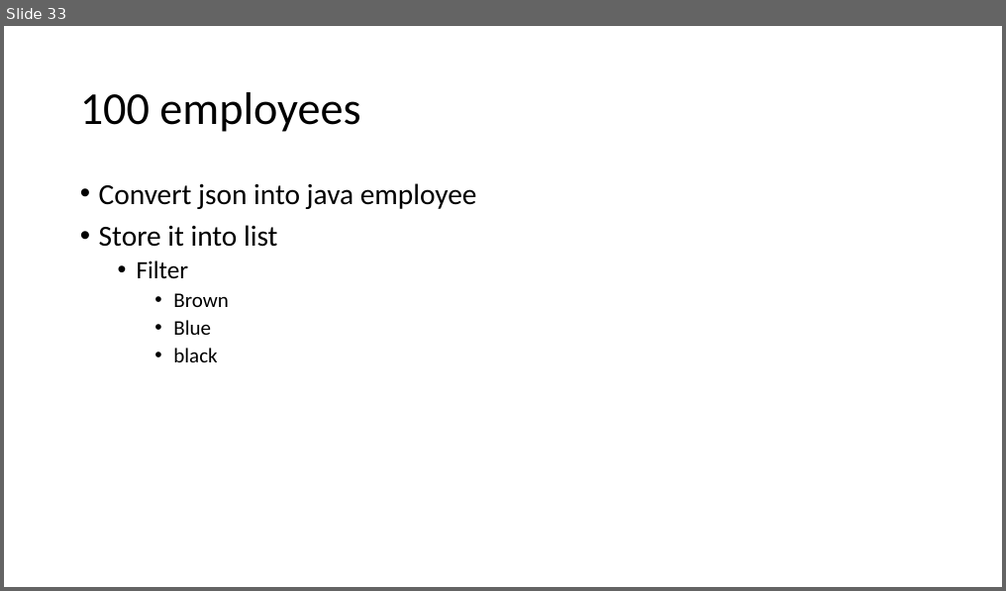
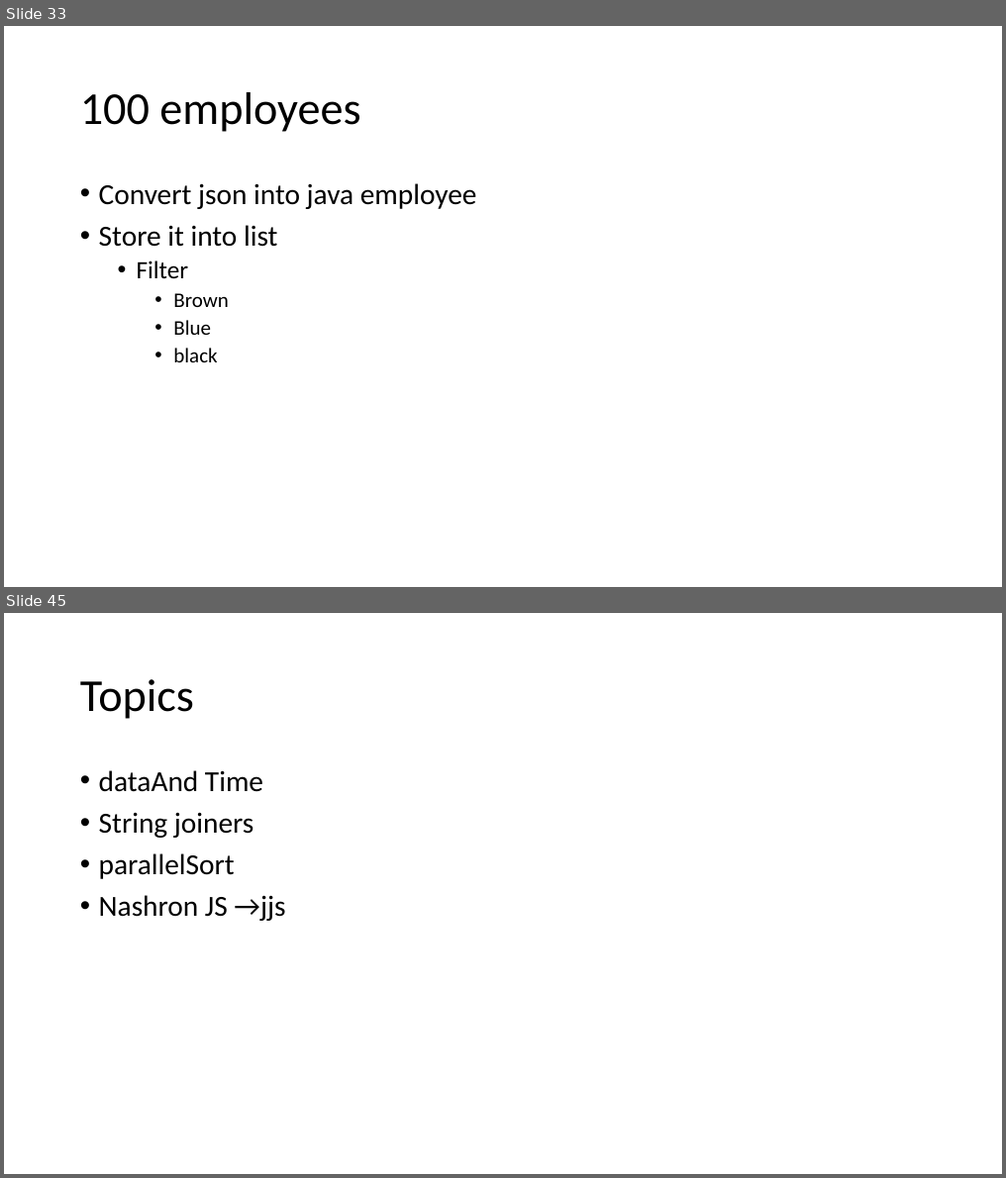
Before and after one commit to caprepo/java8, a slide deck: Java8.pptx. Shown one above the other, each under a label of ours: slide 33 before the commit, slides 33 and 45 after it; the slides between them are not shown. The pictures are 1006x591 and 1006x1178 pixels, drawn with LibreOffice and Linux fonts; fonts in the diff are those of the drawing. Boxes give left, top, right and bottom in pixels: in the first picture for what was removed or moved away, otherwise in the second. Text is boxed around its words. In the diff, an @@ line names an element or a change of style, - is before the commit and + after.

```diff
--- a/Java8.pptx
+++ b/Java8.pptx
@@ slide 45 added at bbox=[4, 613, 1002, 1174], background #FFFFFF @@
@@ title added at bbox=[80, 679, 194, 719], 44 pt, text #000000 @@
+Topics
@@ text added at bbox=[99, 770, 285, 921], 28 pt, text #000000 @@
+• dataAnd Time
+• String joiners
+• parallelSort
+• Nashron JS →jjs
```
Also in this commit, not shown: 1 slide changed, 11 other slides added, 1 other file.
